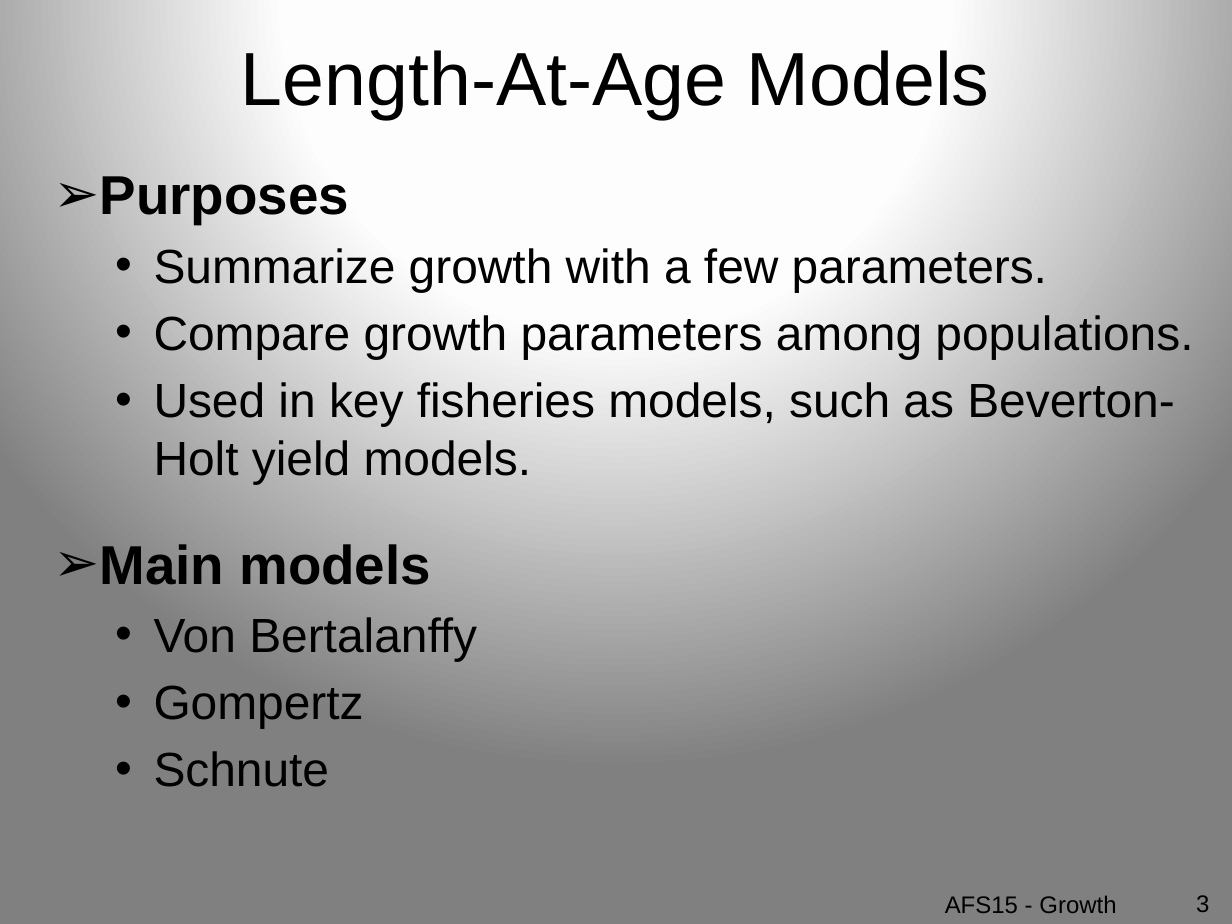
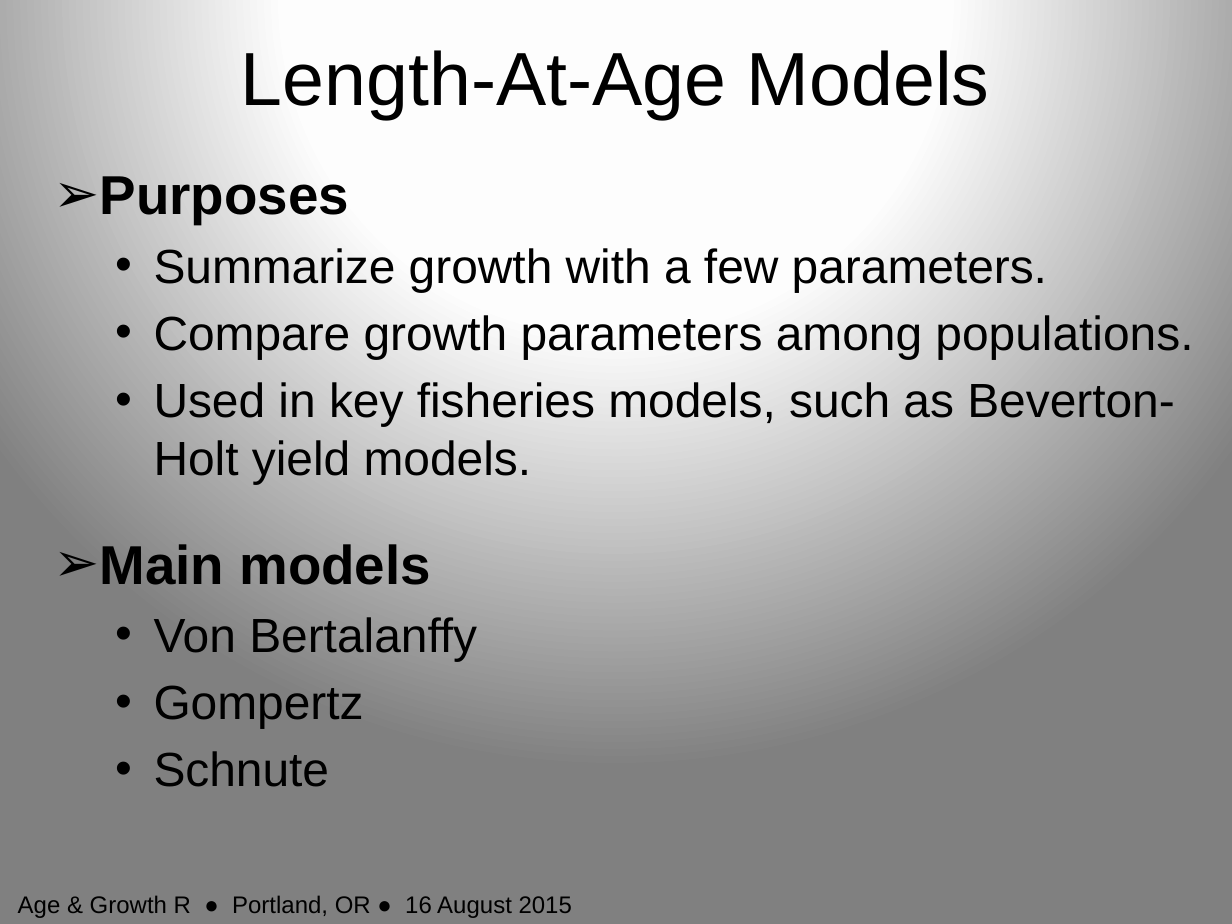
Before and after one commit to droglenc/AFSPortland2015, a slide deck: slide 3 of Slides/04_Growth.pptx. Drawn at 1232x924 pixels with LibreOffice and Linux fonts; fonts in the diff are those of the drawing. Boxes give left, top, right and bottom in pixels: in the first picture for what was removed or moved away, otherwise in the second. Text is boxed around its words. In the diff, an @@ line names an element or a change of style, - is before the commit and + after.

```diff
--- a/Slides/04_Growth.pptx
+++ b/Slides/04_Growth.pptx
@@ text at (18,895,572,918): text changed @@
-AFS15 - Growth
+Age & Growth R ● Portland, OR ● 16 August 2015
@@ page number removed at (1196,895,1209,912) @@
-3
```
Also in this commit, not shown: 8 other slides changed, 16 other files.
